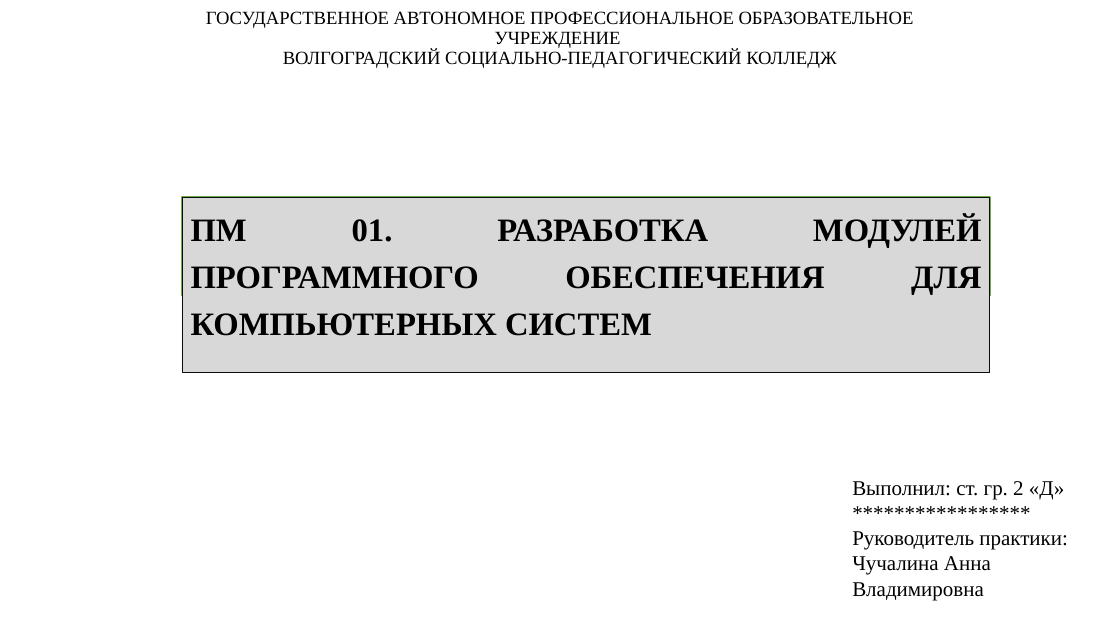
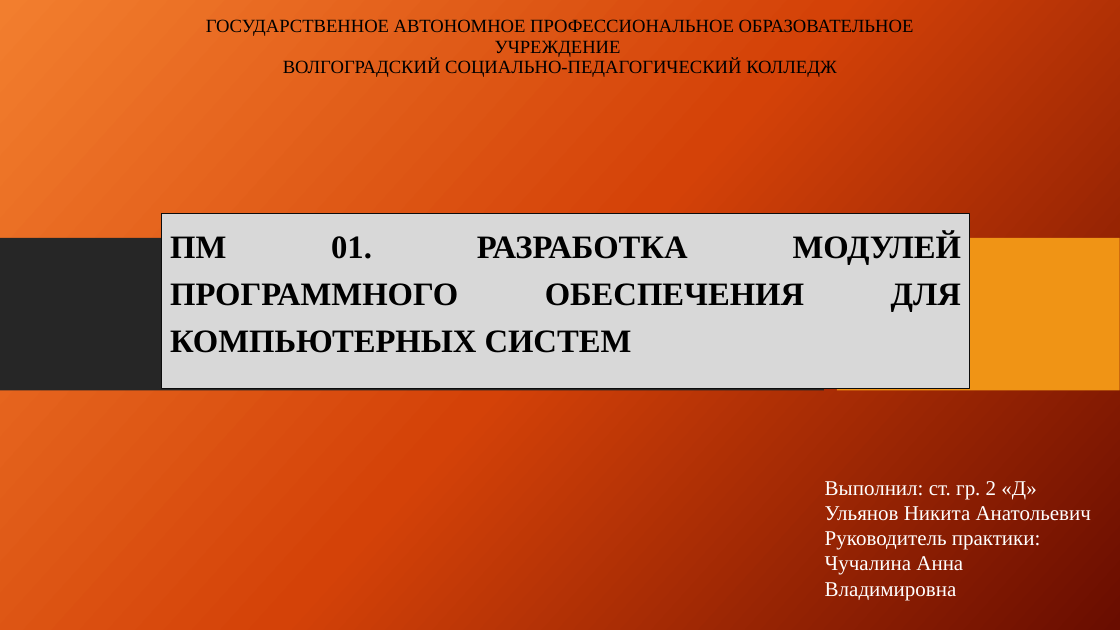
Before and after one commit to UlianovNikita/practic, a slide deck: slide 1 of Презентация по практике.pptx. Drawn at 1120x630 pixels with LibreOffice and Linux fonts; fonts in the diff are those of the drawing; background and template pictures are left out. Boxes give left, top, right and bottom in pixels: in the first picture for what was removed or moved away, otherwise in the second. Text is boxed around its words. In the diff, an @@ line names an element or a change of style, - is before the commit and + after.

```diff
--- a/Презентация по практике.pptx
+++ b/Презентация по практике.pptx
@@ background #FFFFFF to picture (left out) @@
@@ rectangle removed at <box>182,197,990,296</box> @@
@@ rectangle added at <box>0,238,824,391</box>, fill #262626 @@
@@ subtitle "ПМ 01. РАЗРАБОТКА МОДУЛЕЙ ПРОГРАММНОГО ...": place and size @@
-subtitle "ПМ 01. РАЗРАБОТКА МОДУЛЕЙ ПРОГРАММНОГО ..." at <box>182,197,990,373</box>
+subtitle "ПМ 01. РАЗРАБОТКА МОДУЛЕЙ ПРОГРАММНОГО ..." at <box>162,213,970,389</box>
@@ rectangle added at <box>837,238,1120,391</box>, fill #F09415 @@
@@ text "Выполнил: ст. гр. 2 «Д»": place and size @@
-text "Выполнил: ст. гр. 2 «Д»" at <box>852,481,1068,600</box>
+text "Выполнил: ст. гр. 2 «Д»" at <box>825,481,1091,600</box>
@@ text at <box>825,506,1091,521</box>: text changed; text colour #000000 to #FFFFFF @@
-*****************
+Ульянов Никита Анатольевич
@@ text at <box>825,481,1041,600</box>: text colour #000000 to #FFFFFF in "Выполнил: ст. гр. 2 «Д»", "Руководитель практики:", "Чучалина Анна Владимировна" @@
```
Also in this commit, not shown: 17 other slides changed.
